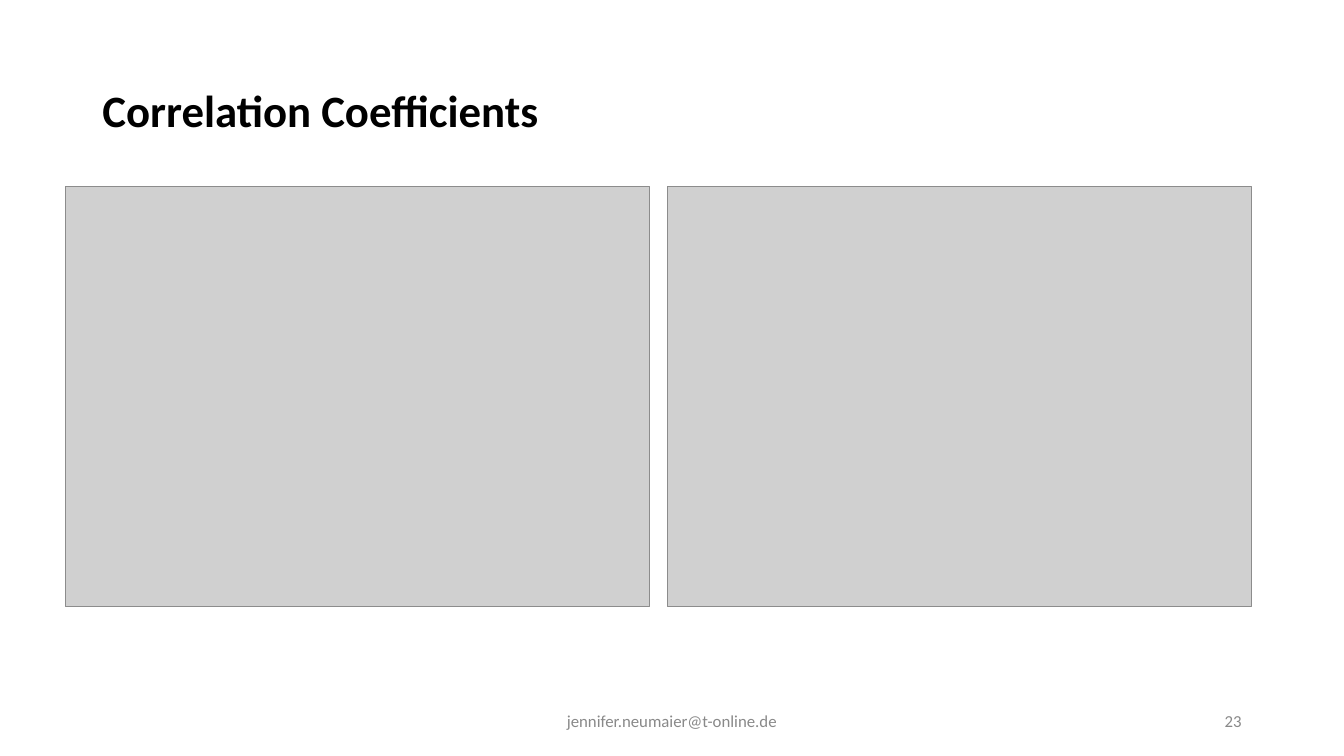
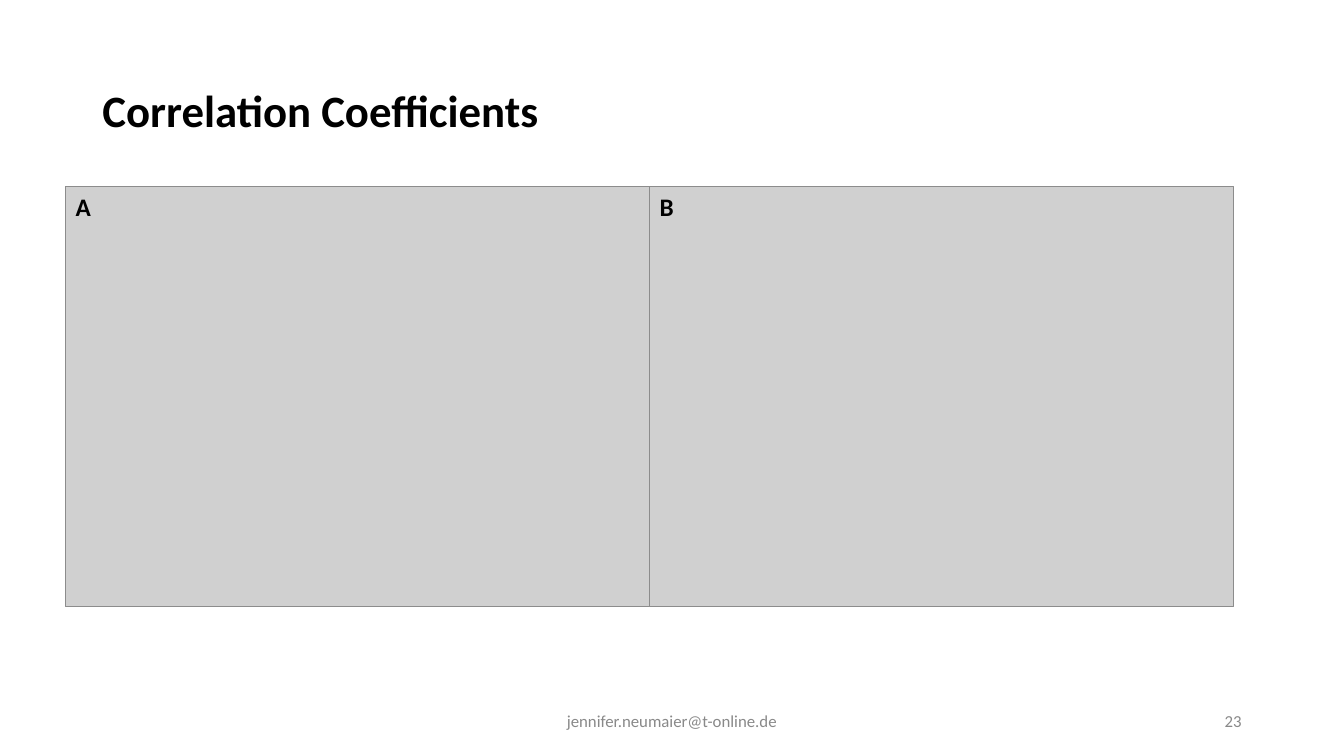
Before and after one commit to JenniferNeumaier/ml_coda, a slide deck: slide 23 of doc/Results for Master Thesis.odp. Drawn at 1344x756 pixels with LibreOffice and Linux fonts; fonts in the diff are those of the drawing; grey boxes stand for pictures. Boxes give left, top, right and bottom in pixels: in the first picture for what was removed or moved away, otherwise in the second. Text is boxed around its words. In the diff, an @@ line names an element or a change of style, - is before the commit and + after.

```diff
--- a/doc/Results for Master Thesis.odp
+++ b/doc/Results for Master Thesis.odp
@@ text added at (x1=76, y1=199, x2=91, y2=216), 18 pt, text #000000, bold @@
+A
@@ picture moved from (x1=667, y1=187, x2=1252, y2=607) to (x1=650, y1=187, x2=1235, y2=607) @@
@@ text added at (x1=660, y1=199, x2=674, y2=216), 18 pt, text #000000, bold @@
+B
```
Also in this commit, not shown: 6 other slides changed, 1 other file.
